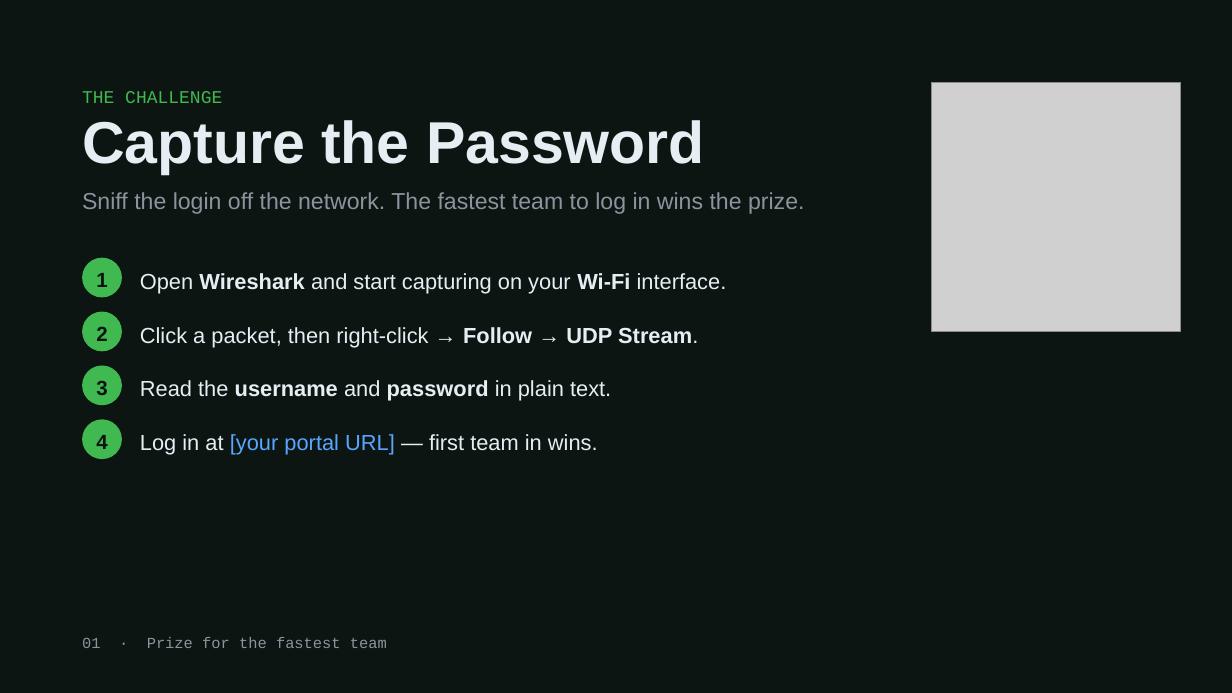
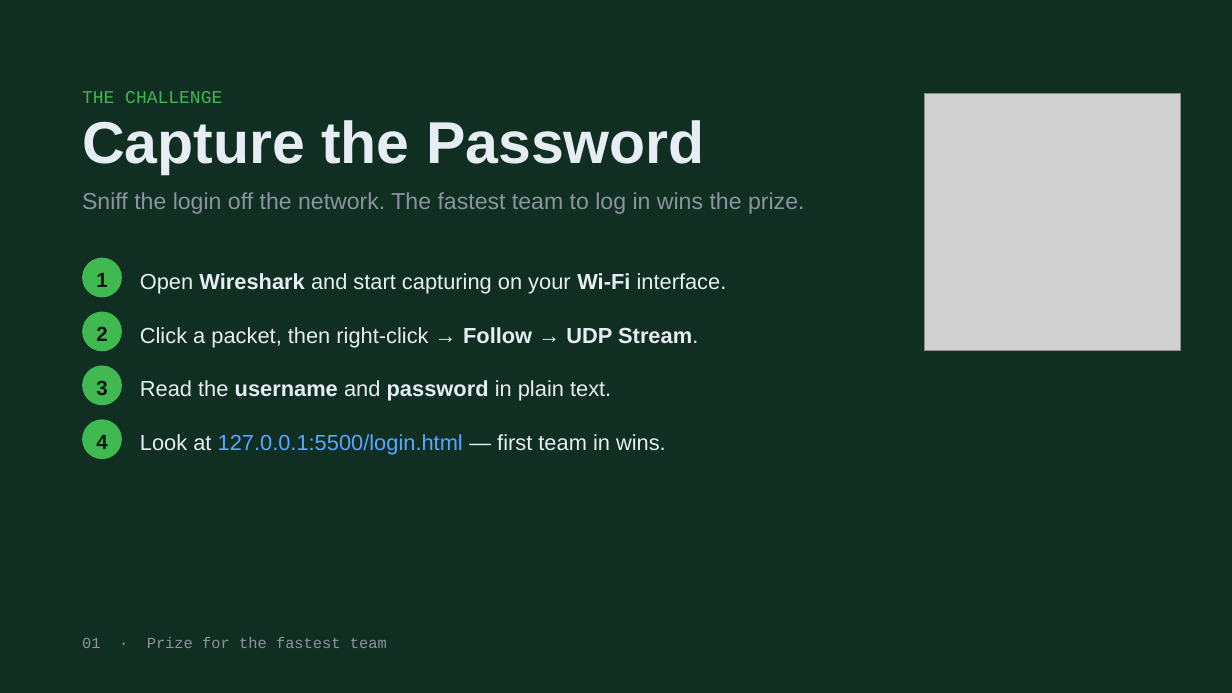
Before and after one commit to JoshHoltz/TeenTech-GuessThePassword, a slide deck: slide 1 of Capture the Password.pptx. Drawn at 1232x693 pixels with LibreOffice and Linux fonts; fonts in the diff are those of the drawing; grey boxes stand for pictures. Boxes give left, top, right and bottom in pixels: in the first picture for what was removed or moved away, otherwise in the second. Text is boxed around its words. In the diff, an @@ line names an element or a change of style, - is before the commit and + after.

Commit message:
powerpoint added to repo

```diff
--- a/Capture the Password.pptx
+++ b/Capture the Password.pptx
@@ background #0D1512 to #112E23 @@
@@ picture resized from (x1=932, y1=82, x2=1181, y2=332) to (x1=924, y1=94, x2=1181, y2=351) @@
@@ text at (x1=140, y1=434, x2=666, y2=455): text changed; text colour #E6EDF3 to #58A6FF @@
-Log in at [your portal URL] — first team in wins.
+Look at 127.0.0.1:5500/login.html — first team in wins.
```
Also in this commit, not shown: 2 other files.
